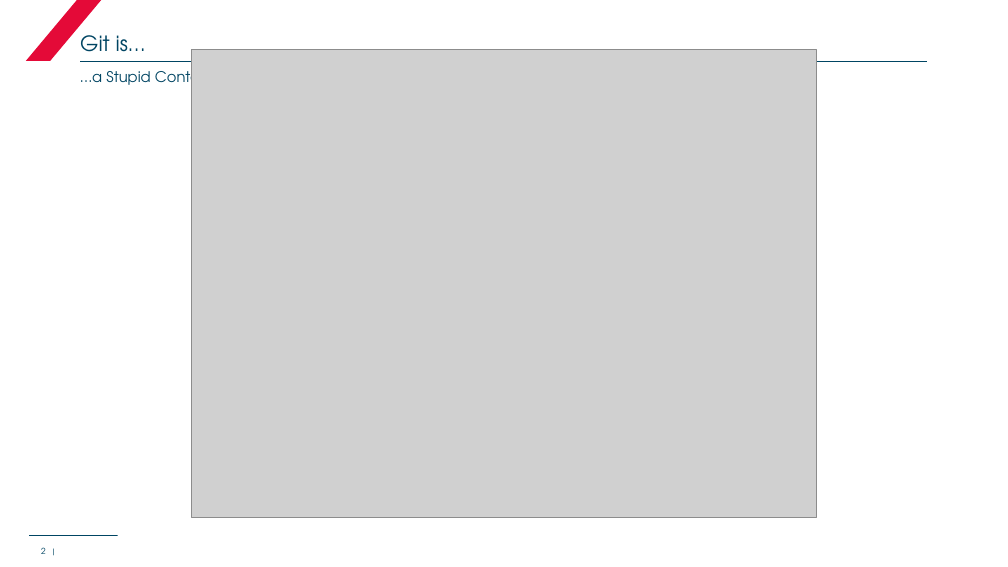
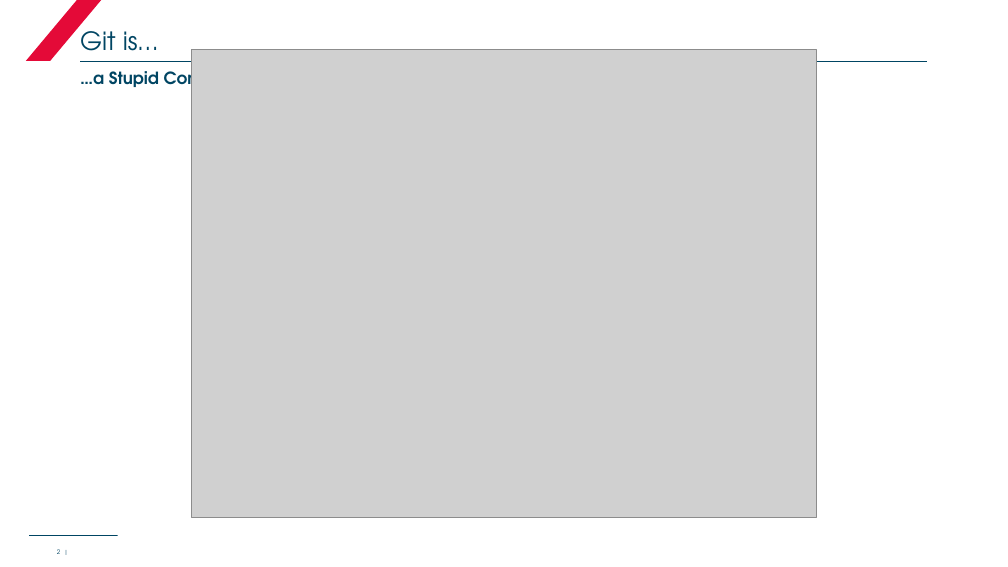
Before and after one commit to kmahmou/passion, a slide deck: slide 2 of docs/ppt/git_module_02.pptx. Drawn at 1008x567 pixels with LibreOffice and Linux fonts; fonts in the diff are those of the drawing; grey boxes stand for pictures; background and template pictures are left out. Boxes give left, top, right and bottom in pixels: in the first picture for what was removed or moved away, otherwise in the second. Text is boxed around its words. In the diff, an @@ line names an element or a change of style, - is before the commit and + after.

Commit message:
style: rework ppt rework slides font & styles

```diff
--- a/docs/ppt/git_module_02.pptx
+++ b/docs/ppt/git_module_02.pptx
@@ title "Git is…" at (80, 24, 158, 62): size 20 to 24 pt @@
@@ text "…a Stupid Content Tracker" at (80, 65, 229, 92): size 14 to 16 pt, bold on; indent changed @@
@@ page number removed at (41, 547, 46, 554) @@
-2 |
@@ page number added at (57, 549, 60, 554), 6 pt, text #004563 @@
+2 |
```
Also in this commit, not shown: 2 other slides changed, 1 other file.
